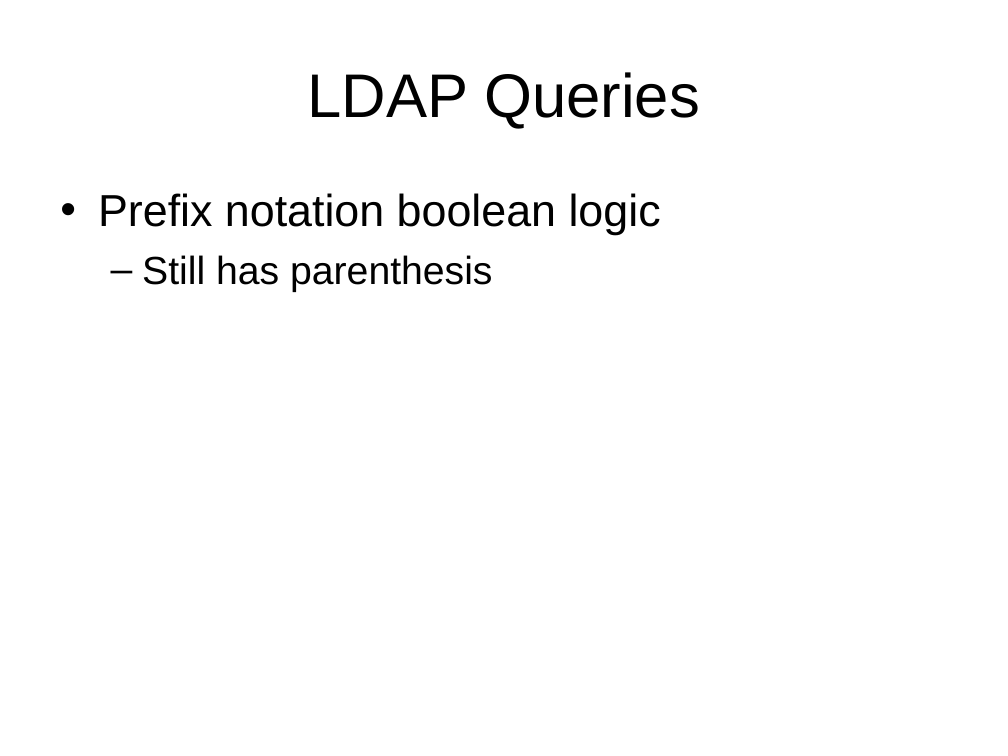
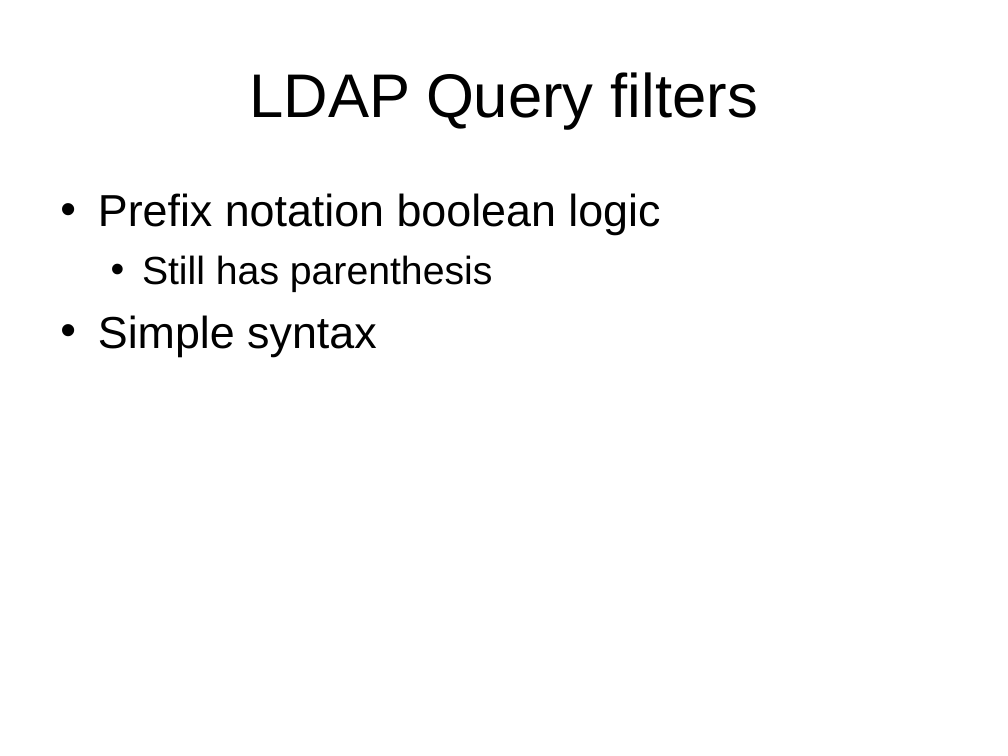
Before and after one commit to LIPHP/LDAP-Talk, a slide deck: slide 20 of Docs/LIPHP-Using LDAP with PHP.ppt. Drawn at 1008x756 pixels with LibreOffice and Linux fonts; fonts in the diff are those of the drawing. Boxes give left, top, right and bottom in pixels: in the first picture for what was removed or moved away, otherwise in the second. Text is boxed around its words. In the diff, an @@ line names an element or a change of style, - is before the commit and + after.

```diff
--- a/Docs/LIPHP-Using LDAP with PHP.ppt
+++ b/Docs/LIPHP-Using LDAP with PHP.ppt
@@ title at (249, 72, 758, 129): text changed @@
-LDAP Queries
+LDAP Query filters
@@ text at (98, 193, 660, 292): indent changed; bullet – to • @@
@@ text at (98, 315, 376, 357): paragraph added @@
+• Simple syntax
```
Also in this commit, not shown: 14 other slides changed, 3 slides added, 2 slides removed.
